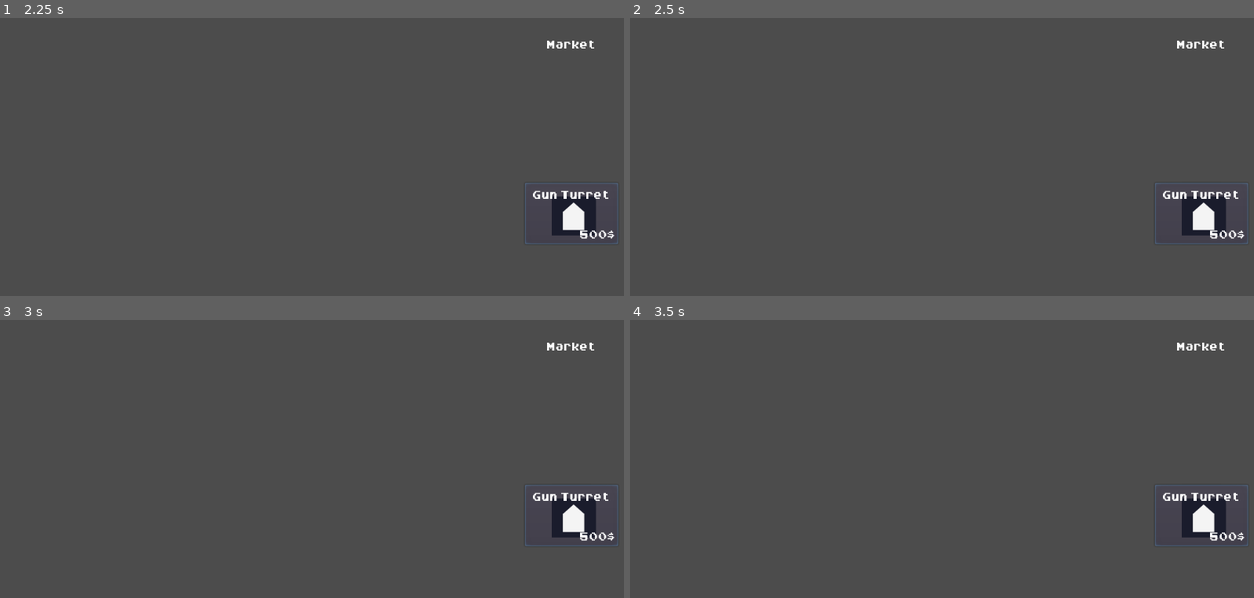
Above: before the commit, frames 1-4 (two rows, left to right).
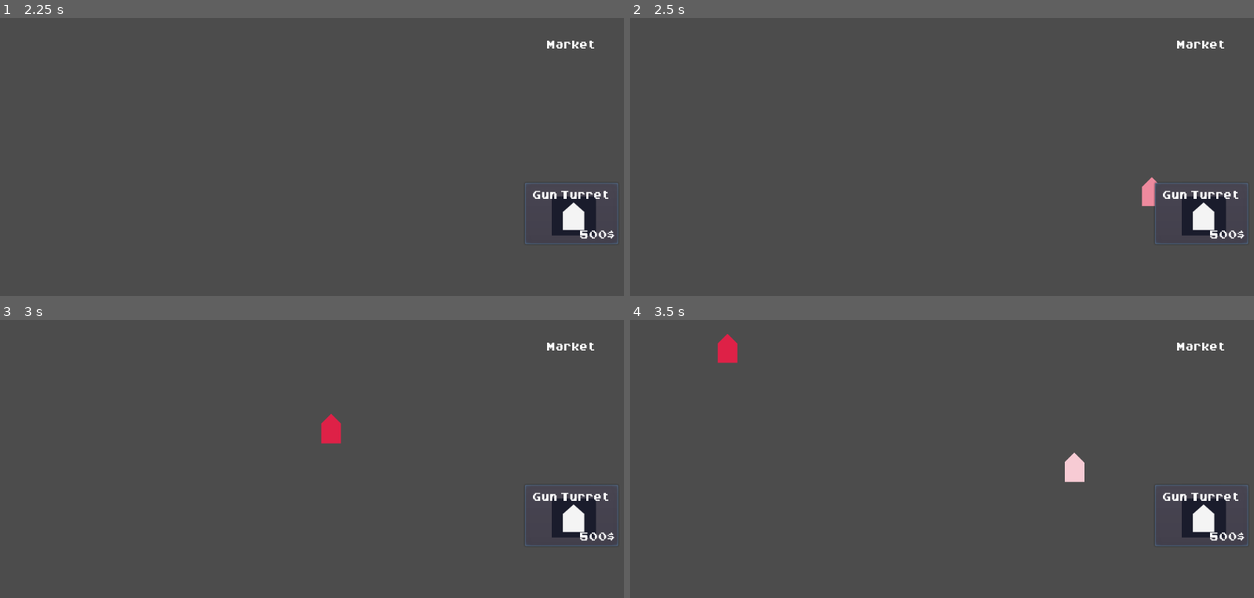
Above: after the commit, the same moments.

Repository: Godot-Wild-Jam-22-Team/TowerDefense
Game: Godot game, scene res://GUI/StartScreen.tscn
Same seed, same stepped clock (60 frames per second), same inputs: the game is played once before the commit and once after it.
Inputs:
- Up to frame 1 (2.25 s): click "Start" at 0.5 s; click "Gun Turret" at 1.25 s; click "Gun Turret" at 2 s
- Up to frame 2 (2.5 s): no input
- Up to frame 3 (3 s): click "Gun Turret" at 2.75 s
- Up to frame 4 (3.5 s): no input

Frame 1 is identical in both runs. In frame 2, 0.2% of the frame differs, in the area x 82-85%, y 57-68%; in frame 3, 0.3%; in frame 4, 0.6%, in the area x 13-73%, y 5-59%.

Commit message:
Update DraggableObject.gd
Added automatic cancel action in case of misplacing.

Diff:
--- a/GWJ22/Defenses/DraggableObject.gd
+++ b/GWJ22/Defenses/DraggableObject.gd
@@ -1,67 +1,72 @@
 extends Area2D
 class_name DraggableObject
 
-signal dropped(object)
+signal dropped(object, price)
+
+export (bool) var REPOSITIONABLE := true
 
 var start_position := Vector2.ZERO #used in case of cancel purchase animation
+var previous_position := Vector2.ZERO
 
-var grabbed := false setget set_grabbed
-var droppable := true setget set_droppable
+var _grabbed := false setget _set_grabbed
+var _droppable := true setget _set_droppable
 
 var flashing_colors := [Color.white, Color.crimson]
 
-var price := 500.0
+var price := 500.0 #set to 0 after first placement
 
 func _ready() -> void:
 	pass #do not mess with process as it may be used by children
 
 func initialize(position: Vector2, grab : bool = true) -> void:
+	self._grabbed = grab
+	start_position = position
 	global_position = position
-	self.grabbed = grab
 
 func _input_event(_viewport: Object, event: InputEvent, _shape_idx: int) -> void:
 	if event.is_action_pressed("main_click"):
-		self.grabbed = true
+		self._grabbed = true
 	elif event.is_action_pressed("secondary_click"):
 		rotation_degrees += 90
 
 func _process(_delta: float) -> void:
-	if Input.is_action_just_released("main_click") and droppable:
-		self.grabbed = false
-	if grabbed:
+	if _grabbed:
 		global_position = get_global_mouse_position()
+		if Input.is_action_just_released("main_click"):
+			if not _droppable:
+				$ErrorSound.play()
+				adjust_position(previous_position)
+			self._grabbed = false
 
-func set_grabbed(value: bool) -> void:
-	grabbed = value
-	if grabbed:
+
+func _set_grabbed(value: bool) -> void:
+	_grabbed = value
+	if _grabbed:
 		raise()
 	else:
 		$DropSound.play()
-		emit_signal("dropped", self)
+		emit_signal("dropped", self, price)
+		price = 0.0 #after first placement, do not pay
 
 func adjust_position(end_position: Vector2) -> void:
-	# used to center in tile with pixel precision
-	pass
-
-func cancel_purchase() -> void:
-	$ErrorSound.play()
-
-	# when there are no enough money animate to report not buyable
+	var duration = 2.0
+	$Tween.interpolate_property(self, "global_position",
+	global_position, end_position, duration, Tween.TRANS_QUAD,Tween.EASE_IN_OUT)
 	pass
 
 # Manage collisions while dragging
 
-func _on_DraggableObject_area_entered(area: Area2D) -> void:
-	self.droppable = false
+func _on_DraggableObject_area_entered(_area: Area2D) -> void:
+	self._droppable = false
 
-func _on_DraggableObject_area_exited(area: Area2D) -> void:
-	self.droppable = true
+func _on_DraggableObject_area_exited(_area: Area2D) -> void:
+	self._droppable = true
 
-func set_droppable(value: bool) -> void:
-	droppable = value
-	if not grabbed:
+func _set_droppable(value: bool) -> void:
+	_droppable = value
+	if not _grabbed:
 		return
-	if droppable:
+	if _droppable:
 		$Tween.stop_all()
 		$Placeholder.modulate = Color.white
 		$Sprite.modulate = Color.white
@@ -80,6 +85,10 @@
 	$Tween.start()
 
 func _on_Tween_tween_completed(object: Object, key: NodePath) -> void:
-	if key == ":modulate":
+	#print("Object %s, key %s" % [object, key])
+	if object == self: #adjust position
+		if previous_position == start_position:
+			queue_free()
+	if key == ":modulate": #flashing color
 		flashing_colors.invert()
 		_start_tween()
